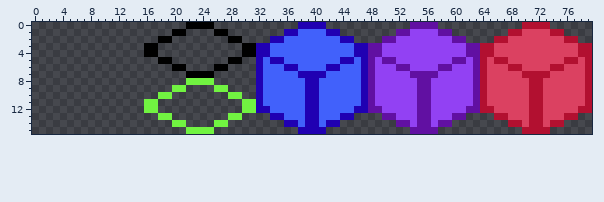
Sprite sheet: data/isometric.png. The picture above was drawn from the file before the commit.
The file is 80x16 pixels.
Now the later version:
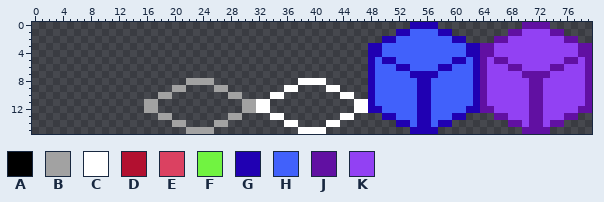
Palette (. is transparent): A #000000  B #a2a2a2  C #ffffff  D #b21030  E #db4161  F #71f341  G #2000b2  H #4161fb  J #6110a2  K #9241f3
What changed:
Changed rows in their new state; - is an unchanged pixel.
first column x 16:
 0 ------....------------....------------GGGG------------JJJJ------
 1 ----..----..--------........--------GGHHHHGG--------JJKKKKJJ----
 2 --..--------..----............----GGHHHHHHHHGG----JJKKKKKKKKJJ--
 3 ..------------..................GGHHHHHHHHHHHHGGJJKKKKKKKKKKKKJJ
 4 ..------------..................GGHHHHHHHHHHHHGGJJKKKKKKKKKKKKJJ
 5 --..--------..--................GHGGHHHHHHHHGGHGJKJJKKKKKKKKJJKJ
 6 ----..----..----................GHHHGGHHHHGGHHHGJKKKJJKKKKJJKKKJ
 7 ------....------................GHHHHHGGGGHHHHHGJKKKKKJJJJKKKKKJ
 8 ------BBBB------......CCCC......GHHHHHHGGHHHHHHGJKKKKKKJJKKKKKKJ
 9 ----BB----BB----....CC....CC....GHHHHHHGGHHHHHHGJKKKKKKJJKKKKKKJ
10 --BB--------BB--..CC........CC..GHHHHHHGGHHHHHHGJKKKKKKJJKKKKKKJ
11 BB------------BBCC............CCGHHHHHHGGHHHHHHGJKKKKKKJJKKKKKKJ
12 BB------------BBCC............CCGGHHHHHGGHHHHHGGJJKKKKKJJKKKKKJJ
13 --BB--------BB----CC........CC----GGHHHGGHHHGG----JJKKKJJKKKJJ--
14 ----BB----BB--------CC....CC--------GGHGGHGG--------JJKJJKJJ----
15 ------BBBB------------CCCC------------GGGG------------JJJJ------
